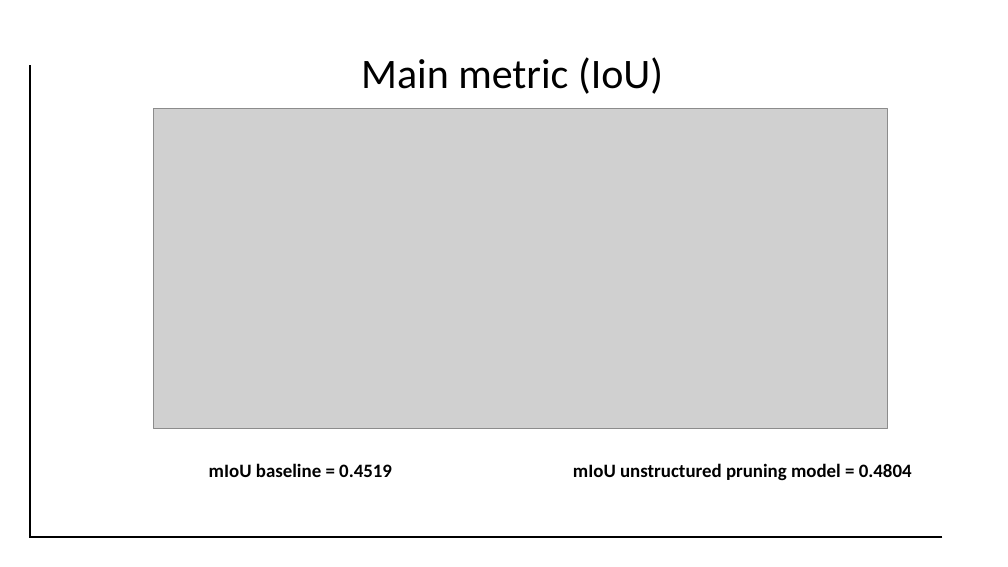
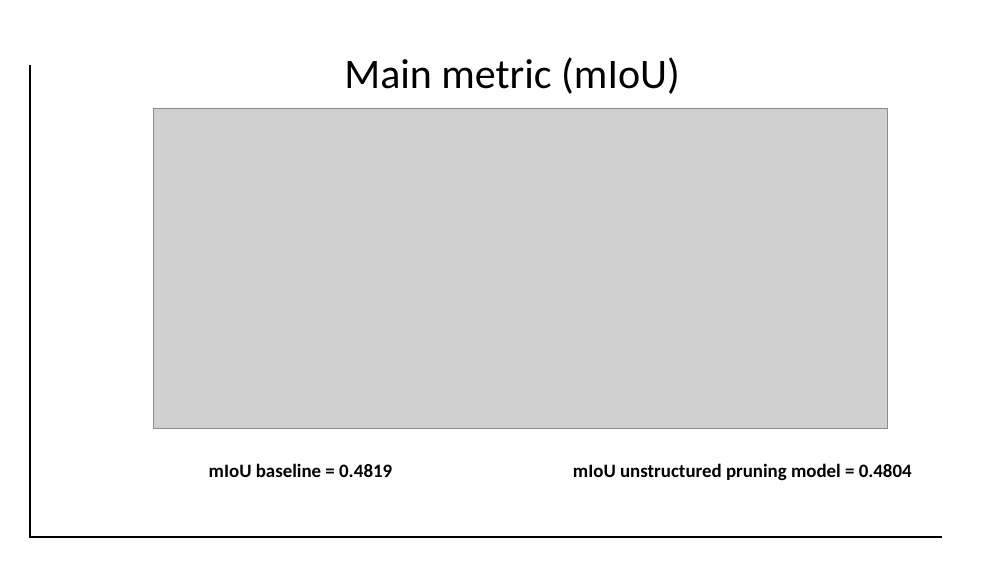
Before and after one commit to Tyumentseva/Unet-Inference-Acceleration-Project, a slide deck: slide 21 of unet_inference_240426.pptx. Drawn at 1008x567 pixels with LibreOffice and Linux fonts; fonts in the diff are those of the drawing; grey boxes stand for pictures; background and template pictures are left out. Boxes give left, top, right and bottom in pixels: in the first picture for what was removed or moved away, otherwise in the second. Text is boxed around its words. In the diff, an @@ line names an element or a change of style, - is before the commit and + after.

```diff
--- a/unet_inference_240426.pptx
+++ b/unet_inference_240426.pptx
@@ text at bbox=[344, 57, 680, 94]: text changed @@
-Main metric (IoU)
+Main metric (mIoU)
@@ text at bbox=[209, 463, 392, 477]: text changed @@
-mIoU baseline = 0.4519
+mIoU baseline = 0.4819
```
Also in this commit, not shown: 11 other slides changed, 6 other files.
